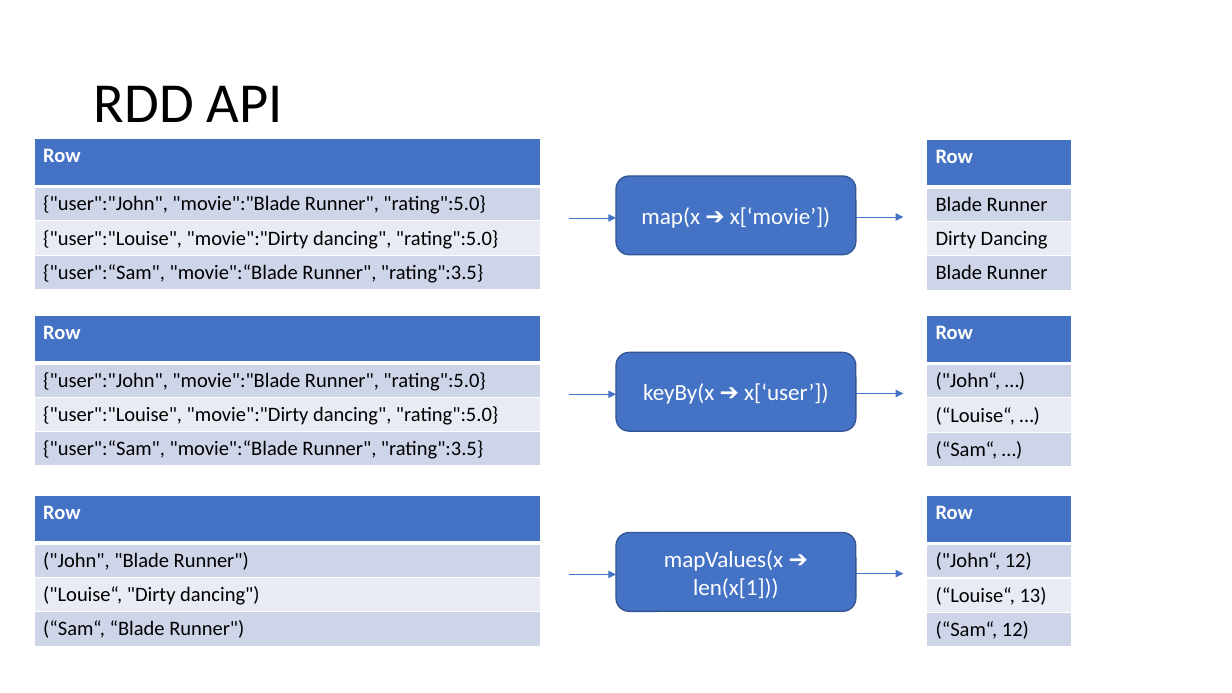
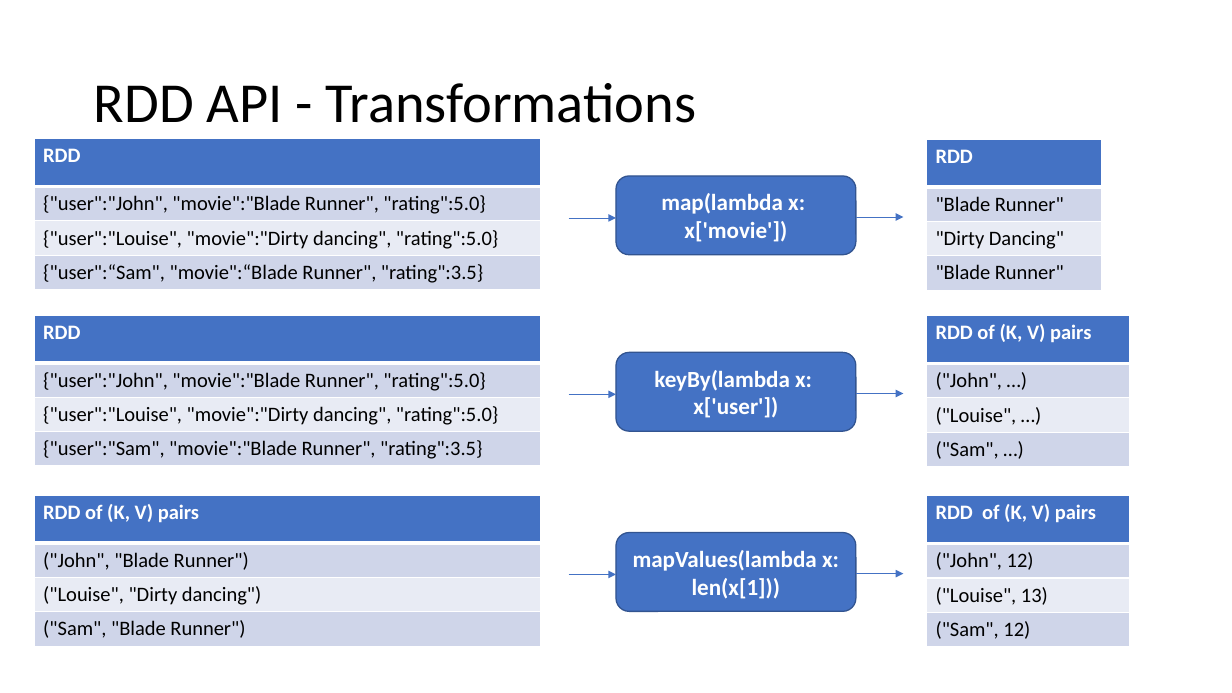
Before and after one commit to criteo-research/master-iasd, a slide deck: slide 9 of module4/td1/td1-spark-rdd.pptx. Drawn at 1232x693 pixels with LibreOffice and Linux fonts; fonts in the diff are those of the drawing. Boxes give left, top, right and bottom in pixels: in the first picture for what was removed or moved away, otherwise in the second. Text is boxed around its words. In the diff, an @@ line names an element or a change of style, - is before the commit and + after.

```diff
--- a/module4/td1/td1-spark-rdd.pptx
+++ b/module4/td1/td1-spark-rdd.pptx
@@ title at box(94, 83, 696, 123): text changed @@
-RDD API
+RDD API - Transformations
@@ table at box(34, 139, 542, 288) @@
-row 1, column 1: Row
+row 1, column 1: RDD
@@ table at box(927, 140, 1103, 289) @@
-row 1, column 1: Row
+row 1, column 1: RDD
@@ row 2, column 1: "Blade Runner" to ""Blade Runner"" @@
@@ row 3, column 1: "Dirty Dancing" to ""Dirty Dancing"" @@
@@ row 4, column 1: "Blade Runner" to ""Blade Runner"" @@
@@ table: place and size @@
-table at box(927, 140, 1072, 289)
+table at box(927, 140, 1103, 289)
@@ text in rounded rectangle at box(661, 193, 805, 242): text changed; bold on @@
-map(x ➔ x[‘movie’])
+map(lambda x:
+x['movie'])
@@ table at box(34, 315, 542, 465) @@
-row 1, column 1: Row
+row 1, column 1: RDD
@@ row 4, column 1: "{"user":“Sam", "movie":“Blade Runner", "rating":3.5}" to "{"user":"Sam", "movie":"Blade Runner", "rating":3.5}" @@
@@ table at box(927, 316, 1130, 466) @@
-row 1, column 1: Row
+row 1, column 1: RDD of (K, V) pairs
@@ row 2, column 1: "("John“, …)" to "("John", …)" @@
@@ row 3, column 1: "(“Louise“, …)" to "("Louise", …)" @@
@@ row 4, column 1: "(“Sam“, …)" to "("Sam", …)" @@
@@ table: place and size @@
-table at box(927, 316, 1072, 466)
+table at box(927, 316, 1130, 466)
@@ text in rounded rectangle at box(654, 370, 812, 418): text changed; bold on @@
-keyBy(x ➔ x[‘user’])
+keyBy(lambda x:
+x['user'])
@@ table at box(34, 495, 542, 645) @@
-row 1, column 1: Row
+row 1, column 1: RDD of (K, V) pairs
@@ row 3, column 1: "("Louise“, "Dirty dancing")" to "("Louise", "Dirty dancing")" @@
@@ row 4, column 1: "(“Sam“, “Blade Runner")" to "("Sam", "Blade Runner")" @@
@@ table at box(927, 496, 1130, 646) @@
-row 1, column 1: Row
+row 1, column 1: RDD of (K, V) pairs
@@ row 2, column 1: "("John“, 12)" to "("John", 12)" @@
@@ row 3, column 1: "(“Louise“, 13)" to "("Louise", 13)" @@
@@ row 4, column 1: "(“Sam“, 12)" to "("Sam", 12)" @@
@@ table: place and size @@
-table at box(927, 496, 1072, 646)
+table at box(927, 496, 1130, 646)
@@ text in rounded rectangle at box(633, 550, 839, 599): text changed; bold on @@
-mapValues(x ➔ len(x[1]))
+mapValues(lambda x:
+len(x[1]))
```
Also in this commit, not shown: 5 other slides changed, 1 other file.
